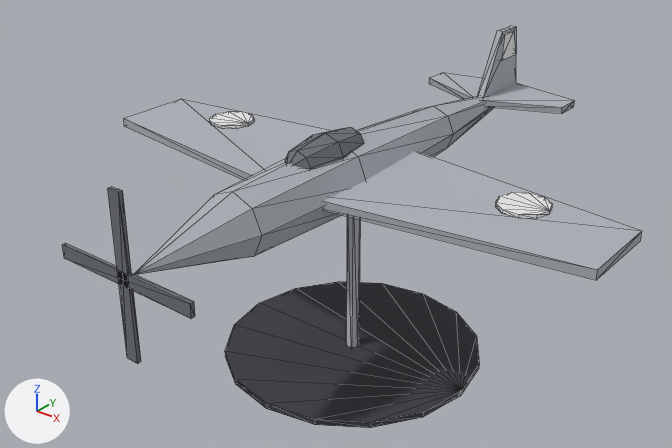
Before and after pictures for a commit that changed the glTF model csharp/Unciv.Godot/Packs/units/models/unit/Fighter.glb.
Rendered twice from a 50 mm lens placed at (0.831, -1.085, 0.902), pointed at (-0.033, -0.005, 0.232). The lights are fixed; the arrows at lower left show +X, +Y and +Z. The older version comes first. Mesh edges are drawn as thin lines. Vertices at exactly the same position are counted once.

The scene before the commit, as lines of its bpy script (objects in view):
```python
mat_dark = principled_material('Dark')
mat_dark.base_color = (0.16, 0.17, 0.19)  # grey #6f7379
mat_dark.roughness = 1.0
mat_grey = principled_material('Grey')
mat_grey.base_color = (0.42, 0.45, 0.49)  # grey #adb3ba
mat_grey.roughness = 1.0
mat_steel = principled_material('Steel')
mat_steel.base_color = (0.58, 0.6, 0.64)  # light grey #c8cbd1
mat_steel.roughness = 1.0
me_body = bpy.data.meshes.new('Body')
me_body.from_pydata(...)  # 199 vertices, 354 faces; spans x -0.45..0.45, y -0.465..0.51, z 0.0..0.47
# faces by material slot: [84, 72, 118, 60, 20]
me_body.materials.append(mat_teamcolor)  # white #e7e7e7
me_body.materials.append(mat_dark)  # grey #6f7379
me_body.materials.append(mat_grey)  # grey #adb3ba
me_body.materials.append(mat_shadow)  # dark grey #3f3f45
me_body.materials.append(mat_steel)  # light grey #c8cbd1
ob_body = bpy.data.objects.new('Body', me_body)
ob_body.location = (0.0, 0.0, 0.0)
```
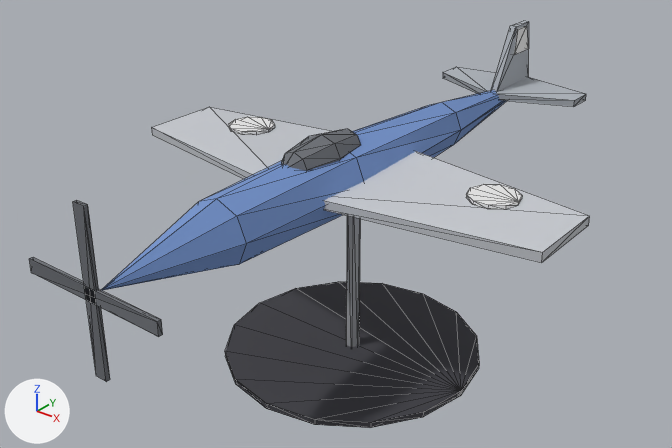
Boxes [x1, y1, x2, y2] around the edits, measured in the pictures (672 x 448 px; the box of a moved part takes in the faces that stretch with it):
'Body', recoloured, reshaped: before [62, 26, 642, 428]; after [29, 21, 590, 428]
part 1 of me_body, moved or reshaped: before [209, 111, 254, 129]; after [229, 117, 275, 135]
part 2 of me_body, moved or reshaped: before [495, 192, 552, 218]; after [466, 184, 522, 209]
part 3 of me_body, moved or reshaped: before [501, 31, 516, 61]; after [514, 26, 528, 55]
part 4 of me_body, moved or reshaped: before [134, 96, 493, 275]; after [102, 90, 506, 290]
part 5 of me_body, moved or reshaped: before [62, 243, 195, 319]; after [29, 257, 163, 337]
part 6 of me_body, moved or reshaped: before [108, 187, 141, 364]; after [73, 200, 110, 382]
part 7 of me_body, moved or reshaped: before [285, 127, 364, 169]; after [281, 129, 360, 171]
part 8 of me_body, moved or reshaped: before [123, 26, 642, 280]; after [151, 21, 590, 263]

Diff of the bpy script that builds the scene:
```diff
--- a/csharp/Unciv.Godot/Packs/units/models/unit/Fighter.glb.py
+++ b/csharp/Unciv.Godot/Packs/units/models/unit/Fighter.glb.py
@@ mat_dark @@
 n0 = _N.new('ShaderNodeBsdfPrincipled'); n0.name = 'Principled BSDF'
-n0.inputs[0].default_value = (0.16, 0.17, 0.19, 1.0)  # 'Base Color', grey #6f7379
 n0.inputs[2].default_value = 1.0  # 'Roughness'
 n1 = _N.new('ShaderNodeOutputMaterial'); n1.name = 'Material Output'
+n2 = _N.new('ShaderNodeMix'); n2.name = 'Mix'
+n2.data_type = 'RGBA'
+n2.blend_type = 'MULTIPLY'
+n2.inputs[0].default_value = 1.0  # 'Factor'
+n2.inputs[7].default_value = (0.16, 0.17, 0.19, 1.0)  # 'B', grey #6f7379
+n3 = _N.new('ShaderNodeVertexColor'); n3.name = 'Color Attribute'
 _L.new(n0.outputs[0], n1.inputs[0])  # 'BSDF' to 'Surface'
+_L.new(n2.outputs[2], n0.inputs[0])  # 'Result' to 'Base Color'
+_L.new(n3.outputs[0], n2.inputs[6])  # 'Color' to 'A'
@@ mat_grey @@
 n0 = _N.new('ShaderNodeBsdfPrincipled'); n0.name = 'Principled BSDF'
-n0.inputs[0].default_value = (0.42, 0.45, 0.49, 1.0)  # 'Base Color', grey #adb3ba
 n0.inputs[2].default_value = 1.0  # 'Roughness'
 n1 = _N.new('ShaderNodeOutputMaterial'); n1.name = 'Material Output'
+n2 = _N.new('ShaderNodeMix'); n2.name = 'Mix'
+n2.data_type = 'RGBA'
+n2.blend_type = 'MULTIPLY'
+n2.inputs[0].default_value = 1.0  # 'Factor'
+n2.inputs[7].default_value = (0.42, 0.45, 0.49, 1.0)  # 'B', grey #adb3ba
+n3 = _N.new('ShaderNodeVertexColor'); n3.name = 'Color Attribute'
 _L.new(n0.outputs[0], n1.inputs[0])  # 'BSDF' to 'Surface'
+_L.new(n2.outputs[2], n0.inputs[0])  # 'Result' to 'Base Color'
+_L.new(n3.outputs[0], n2.inputs[6])  # 'Color' to 'A'
@@ mat_steel @@
 n0 = _N.new('ShaderNodeBsdfPrincipled'); n0.name = 'Principled BSDF'
-n0.inputs[0].default_value = (0.58, 0.6, 0.64, 1.0)  # 'Base Color', light grey #c8cbd1
 n0.inputs[2].default_value = 1.0  # 'Roughness'
 n1 = _N.new('ShaderNodeOutputMaterial'); n1.name = 'Material Output'
+n2 = _N.new('ShaderNodeMix'); n2.name = 'Mix'
+n2.data_type = 'RGBA'
+n2.blend_type = 'MULTIPLY'
+n2.inputs[0].default_value = 1.0  # 'Factor'
+n2.inputs[7].default_value = (0.58, 0.6, 0.64, 1.0)  # 'B', light grey #c8cbd1
+n3 = _N.new('ShaderNodeVertexColor'); n3.name = 'Color Attribute'
 _L.new(n0.outputs[0], n1.inputs[0])  # 'BSDF' to 'Surface'
+_L.new(n2.outputs[2], n0.inputs[0])  # 'Result' to 'Base Color'
+_L.new(n3.outputs[0], n2.inputs[6])  # 'Color' to 'A'
@@ mat_blue @@
+mat_blue = bpy.data.materials.new('Blue')
+# nodes: BsdfPrincipled, Mix, OutputMaterial, VertexColor
+# colours: blue #7695ce, mixed with the vertex colours
@@ me_body @@
-me_body.from_pydata(...)  # 199 vertices, 354 faces; spans x -0.45..0.45, y -0.465..0.51, z 0.0..0.47
+me_body.from_pydata(...)  # 199 vertices, 354 faces; spans x -0.375..0.375, y -0.515..0.56, z 0.0..0.47
+# me_body part 1: the loose piece of 20 vertices spanning x -0.328..-0.248, y -0.018..0.058, z 0.347..0.352 is moved by (0.048, 0.0, 0.0)
+# me_body part 2: the loose piece of 20 vertices spanning x 0.248..0.328, y -0.018..0.058, z 0.347..0.352 is moved by (-0.048, 0.0, 0.0)
+# me_body part 3: the loose piece of 8 vertices spanning x -0.007..0.007, y 0.44..0.495, z 0.416..0.464 is moved by (0.0, 0.05, 0.0)
+# me_body part 4: the loose piece of 33 vertices spanning x -0.06..0.06, y -0.45..0.45, z 0.28..0.4 is scaled about its middle by (1, 1.11, 1), in mat_blue
+# me_body part 5: the loose piece of 8 vertices spanning x -0.12..0.12, y -0.465..-0.459, z 0.33..0.35 is moved by (0.0, -0.05, 0.0)
+# me_body part 6: the loose piece of 8 vertices spanning x -0.01..0.01, y -0.465..-0.459, z 0.22..0.46 is moved by (0.0, -0.05, 0.0)
+# me_body part 7: the loose piece of 26 vertices spanning x -0.035..0.035, y -0.162..0.018, z 0.358..0.418 is moved by (0.0, -0.008, 0.0)
+# me_body part 8
+# 19 vertices are removed from x -0.45..0.45, y -0.09..0.51, z 0.333..0.47
+# 54 faces are deleted
+# 3 vertices move from x -0.006..0.006, y 0.37..0.38, z 0.35..0.356 to x -0.006..0.006, y 0.42..0.54, z 0.35..0.47
+# 8 vertices are added at x -0.375..0.375, y -0.09..0.56, z 0.333..0.35
+# 5 new vertices lie (0.0, 0.05, 0.0) away from vertices in x -0.144..0.144, y 0.48..0.49, z 0.344..0.47
+# 6 new vertices lie (0.0, 0.14, 0.0) away from vertices in x -0.375..0.375, y -0.09..0.42, z 0.333..0.356
+# 34 new faces join them, mat_grey
+# 20 new faces join them, mat_steel
 me_body.materials.append(mat_teamcolor)
@@ me_body @@
 me_body.materials.append(mat_steel)
+me_body.materials.append(mat_blue)
```
